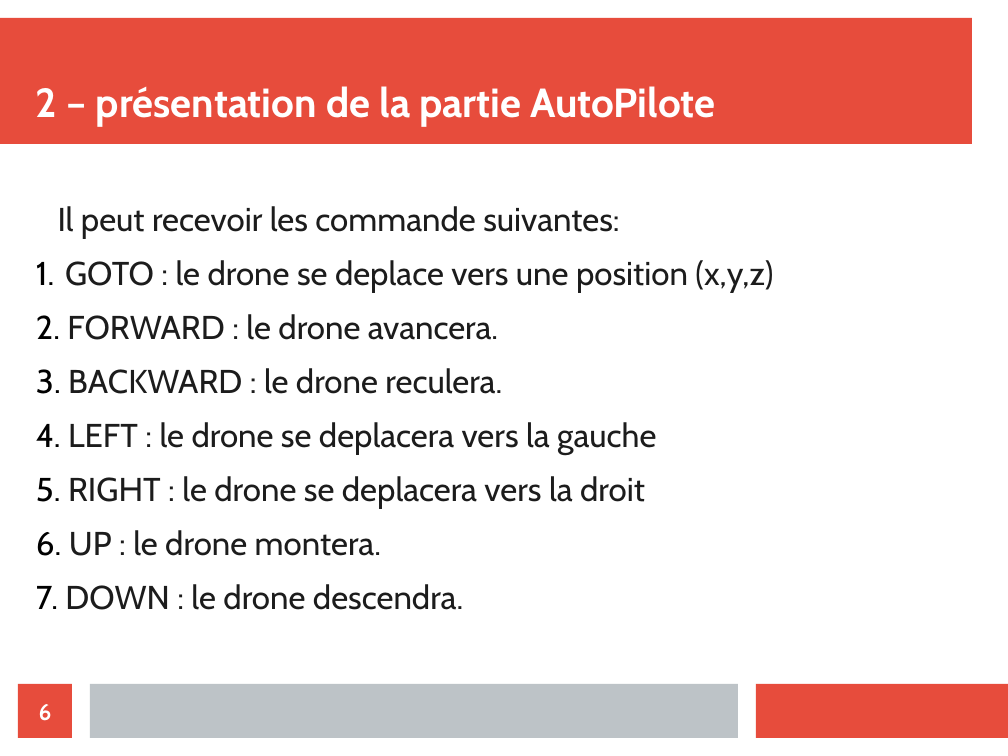
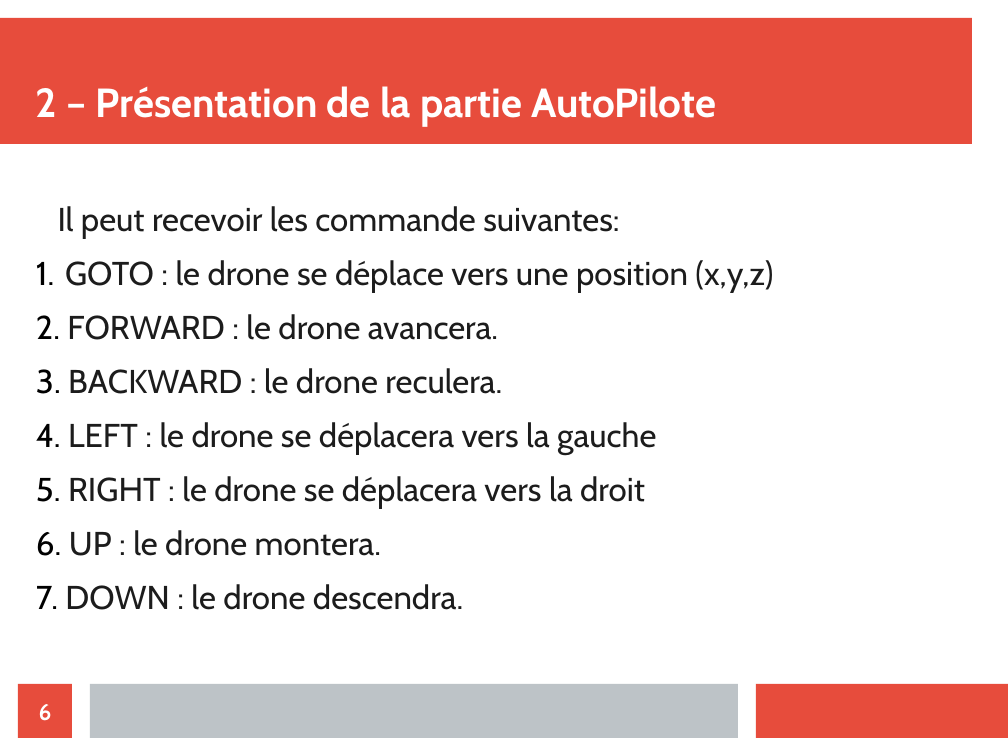
Before and after one commit to athmanmekh/AuttoPIlote-X-OPEN-PILOT, a slide deck: slide 6 of presentation/diapoPresentation.odp. Drawn at 1008x756 pixels with LibreOffice and Linux fonts; fonts in the diff are those of the drawing. Boxes give left, top, right and bottom in pixels: in the first picture for what was removed or moved away, otherwise in the second. Text is boxed around its words. In the diff, an @@ line names an element or a change of style, - is before the commit and + after.

```diff
--- a/presentation/diapoPresentation.odp
+++ b/presentation/diapoPresentation.odp
@@ title at [36, 86, 716, 127]: text changed @@
-2 – présentation de la partie AutoPilote
+2 – Présentation de la partie AutoPilote
@@ text at [65, 260, 773, 292]: text changed @@
-1. GOTO : le drone se deplace vers une position (x,y,z)
+1. GOTO : le drone se déplace vers une position (x,y,z)
@@ text at [68, 422, 656, 509]: text changed @@
-4. LEFT : le drone se deplacera vers la gauche
-5. RIGHT : le drone se deplacera vers la droit
+4. LEFT : le drone se déplacera vers la gauche
+5. RIGHT : le drone se déplacera vers la droit
```
Also in this commit, not shown: 13 other slides changed.
